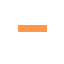
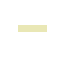
The second w=64, h=64 image is a revision of the first. Changes to its layers:
painted on "Layer 2" over [18, 25, 47, 32]
